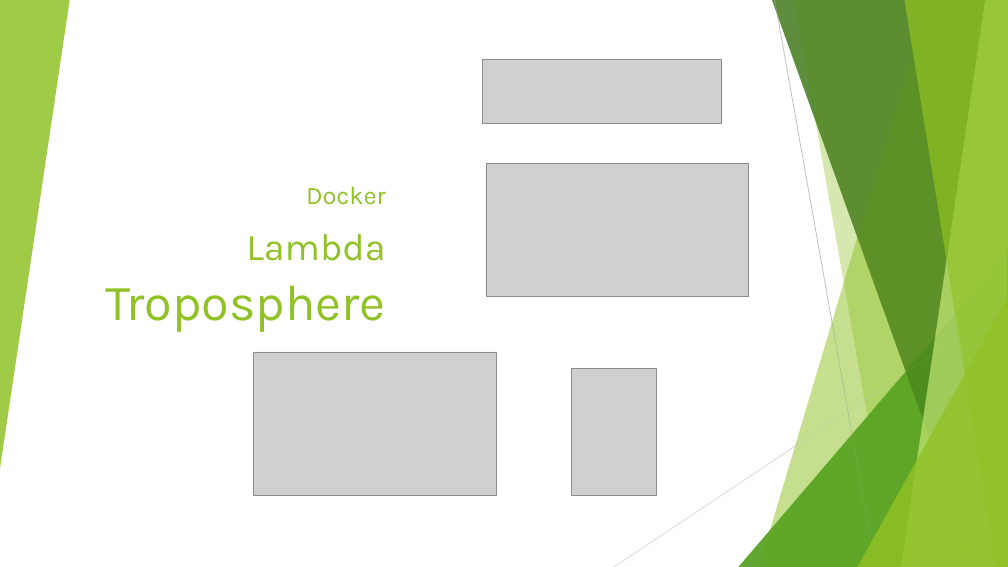
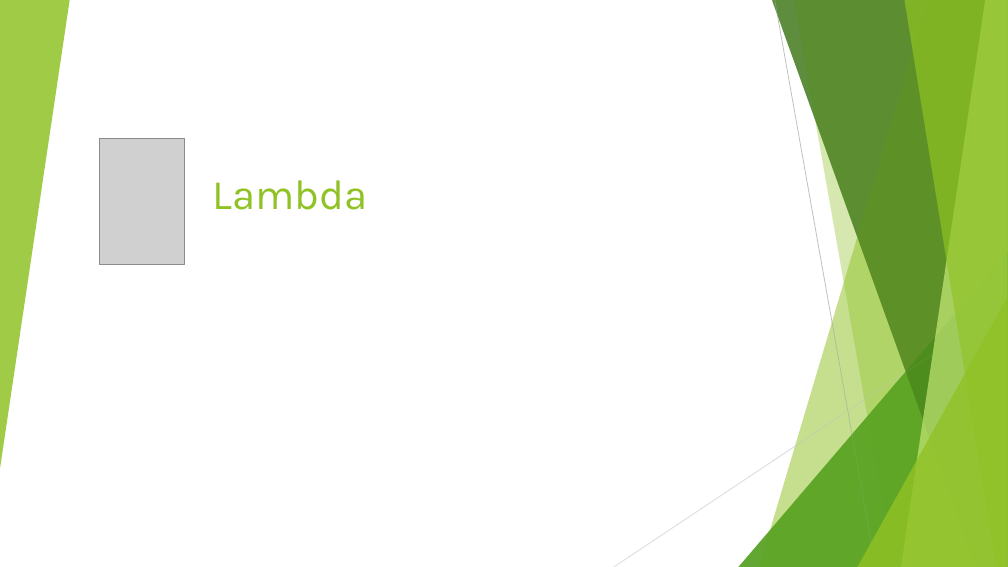
Before and after one commit to rusergei2010/AWSCourse2019, a slide deck: slide 1 of Lecture_7_Lambda/Lambda.pptx. Drawn at 1008x567 pixels with LibreOffice and Linux fonts; fonts in the diff are those of the drawing; grey boxes stand for pictures. Boxes give left, top, right and bottom in pixels: in the first picture for what was removed or moved away, otherwise in the second. Text is boxed around its words. In the diff, an @@ line names an element or a change of style, - is before the commit and + after.

Commit message:
updated troposphere

```diff
--- a/Lecture_7_Lambda/Lambda.pptx
+++ b/Lecture_7_Lambda/Lambda.pptx
@@ picture removed at (x1=482, y1=59, x2=721, y2=123) @@
@@ picture moved from (x1=572, y1=369, x2=656, y2=495) to (x1=100, y1=138, x2=185, y2=265) @@
@@ picture removed at (x1=486, y1=163, x2=748, y2=297) @@
@@ title at (x1=212, y1=180, x2=367, y2=210): text changed; size 48 to 40 pt @@
-Docker
-Lambda Troposphere
+Lambda
@@ picture removed at (x1=253, y1=352, x2=496, y2=495) @@
```
Also in this commit, not shown: 2 other slides changed, 24 other files.
